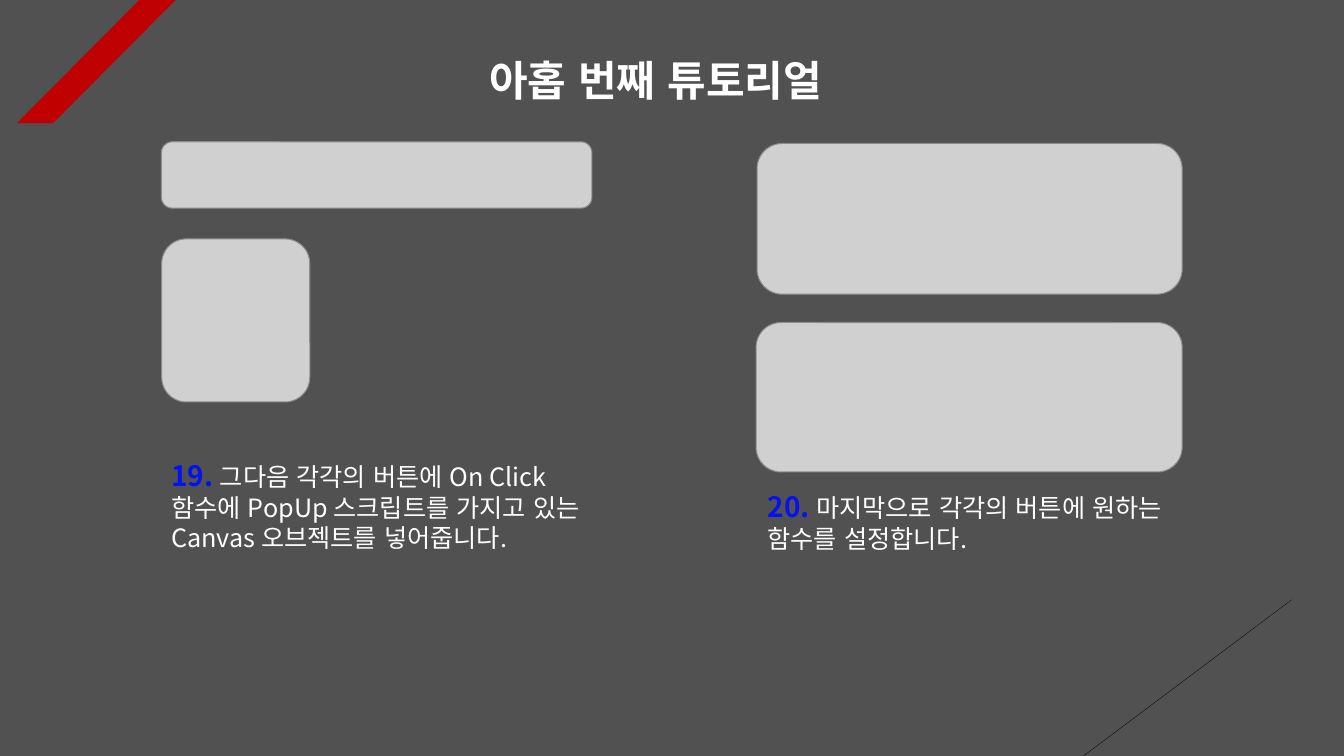
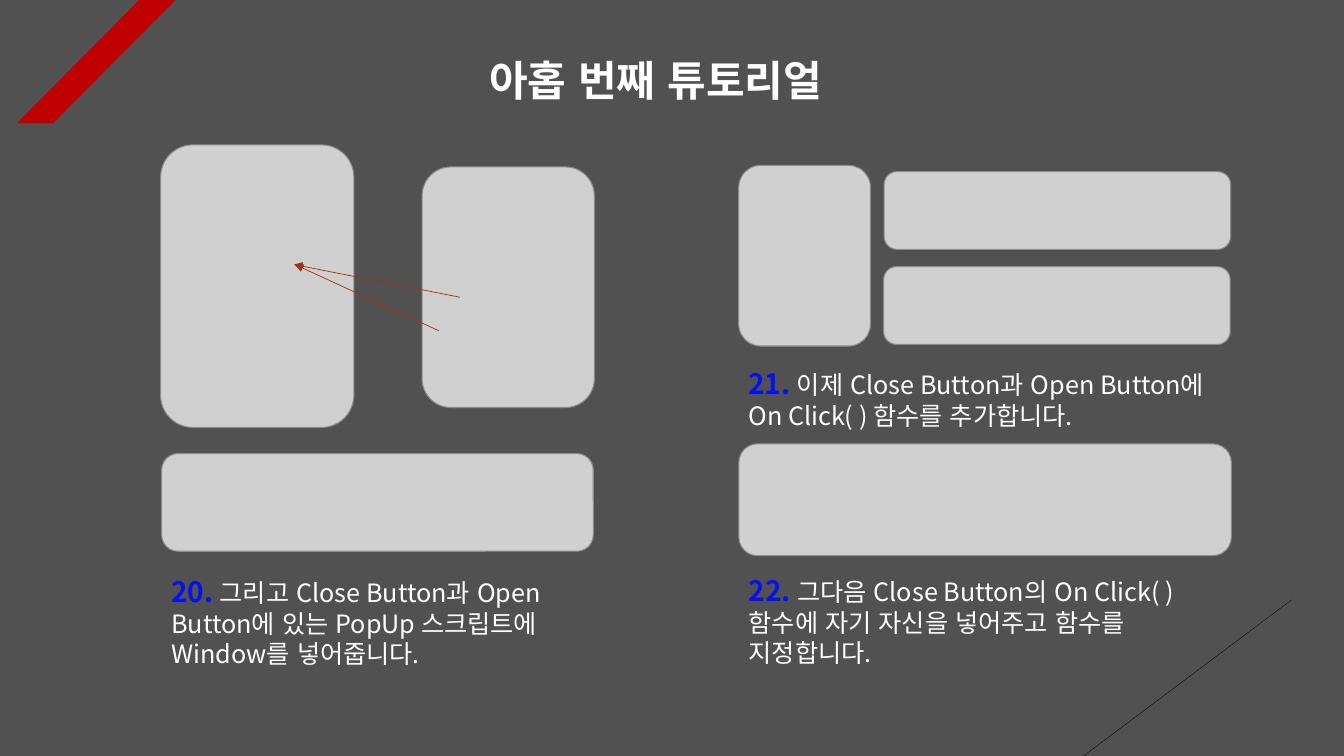
Before and after one commit to Unity2033/3D-UnityEngine, a slide deck: slide 9 of Assets/Class/Animation Clip/PPT Data/Animation Clip Example.pptx. Drawn at 1344x756 pixels with LibreOffice and Linux fonts; fonts in the diff are those of the drawing; grey boxes stand for pictures. Boxes give left, top, right and bottom in pixels: in the first picture for what was removed or moved away, otherwise in the second. Text is boxed around its words. In the diff, an @@ line names an element or a change of style, - is before the commit and + after.

```diff
--- a/Assets/Class/Animation Clip/PPT Data/Animation Clip Example.pptx
+++ b/Assets/Class/Animation Clip/PPT Data/Animation Clip Example.pptx
@@ picture: place and size @@
-picture at box(161, 239, 310, 402)
+picture at box(160, 145, 354, 427)
@@ picture removed at box(757, 143, 1183, 294) @@
@@ picture added at box(422, 167, 595, 408) @@
@@ picture added at box(739, 165, 871, 346) @@
@@ picture added at box(884, 171, 1231, 249) @@
@@ arrow added from (460, 297) to (294, 264), #A5300F 0.5 pt dashed @@
@@ arrow added from (439, 331) to (295, 264), #A5300F 0.5 pt dashed @@
@@ picture added at box(884, 267, 1231, 345) @@
@@ picture removed at box(756, 323, 1183, 472) @@
@@ text at box(748, 373, 1204, 430): text changed @@
-20. 마지막으로 각각의 버튼에 원하는 함수를 설정합니다.
+21. 이제 Close Button과 Open Button에 On Click( ) 함수를 추가합니다.
@@ picture added at box(739, 444, 1232, 556) @@
@@ picture: place and size @@
-picture at box(161, 142, 592, 209)
+picture at box(161, 454, 593, 552)
@@ text at box(171, 581, 541, 665): text changed @@
-19. 그다음 각각의 버튼에 On Click 함수에 PopUp 스크립트를 가지고 있는 Canvas 오브젝트를 넣어줍니다.
+20. 그리고 Close Button과 Open Button에 있는 PopUp 스크립트에 Window를 넣어줍니다.
@@ text added at box(749, 580, 1159, 664), 18 pt, text #FFFFFF @@
+22. 그다음 Close Button의 On Click( ) 함수에 자기 자신을 넣어주고 함수를 지정합니다.
```
Also in this commit, not shown: 3 slides added, 22 other files.
